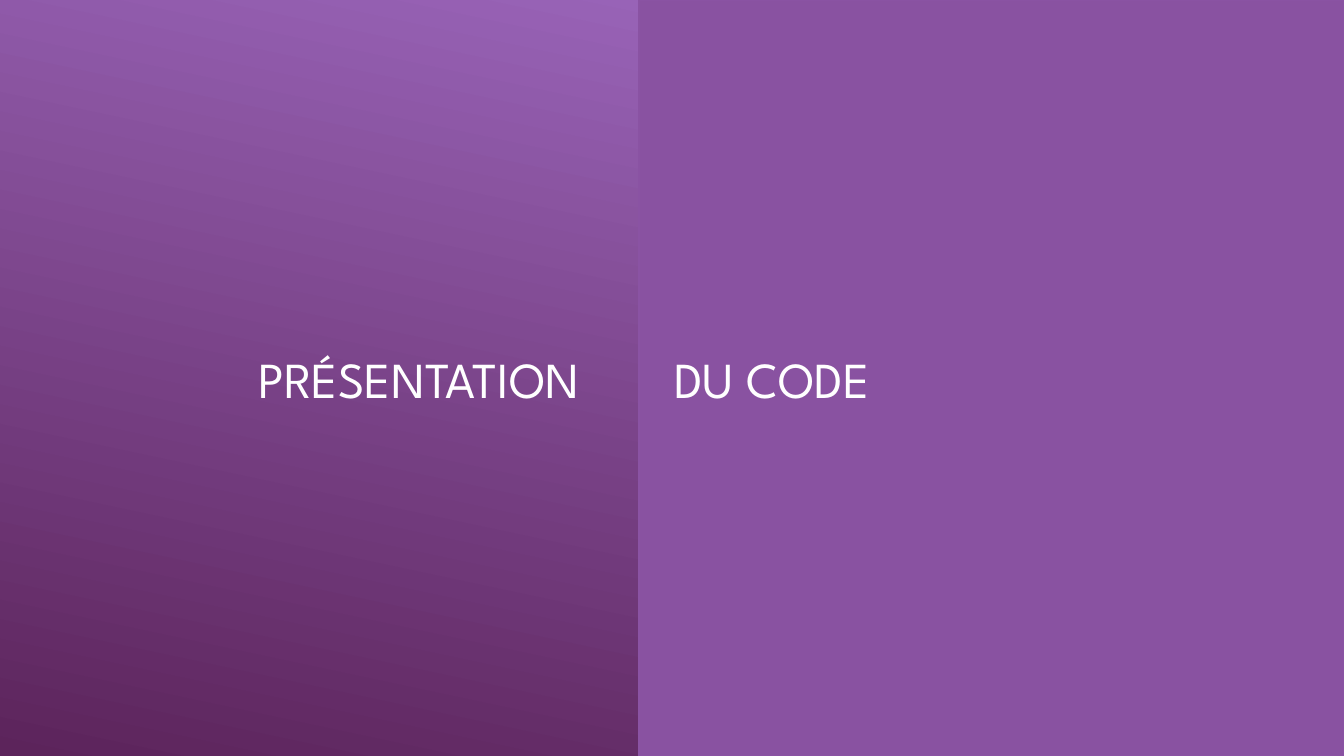
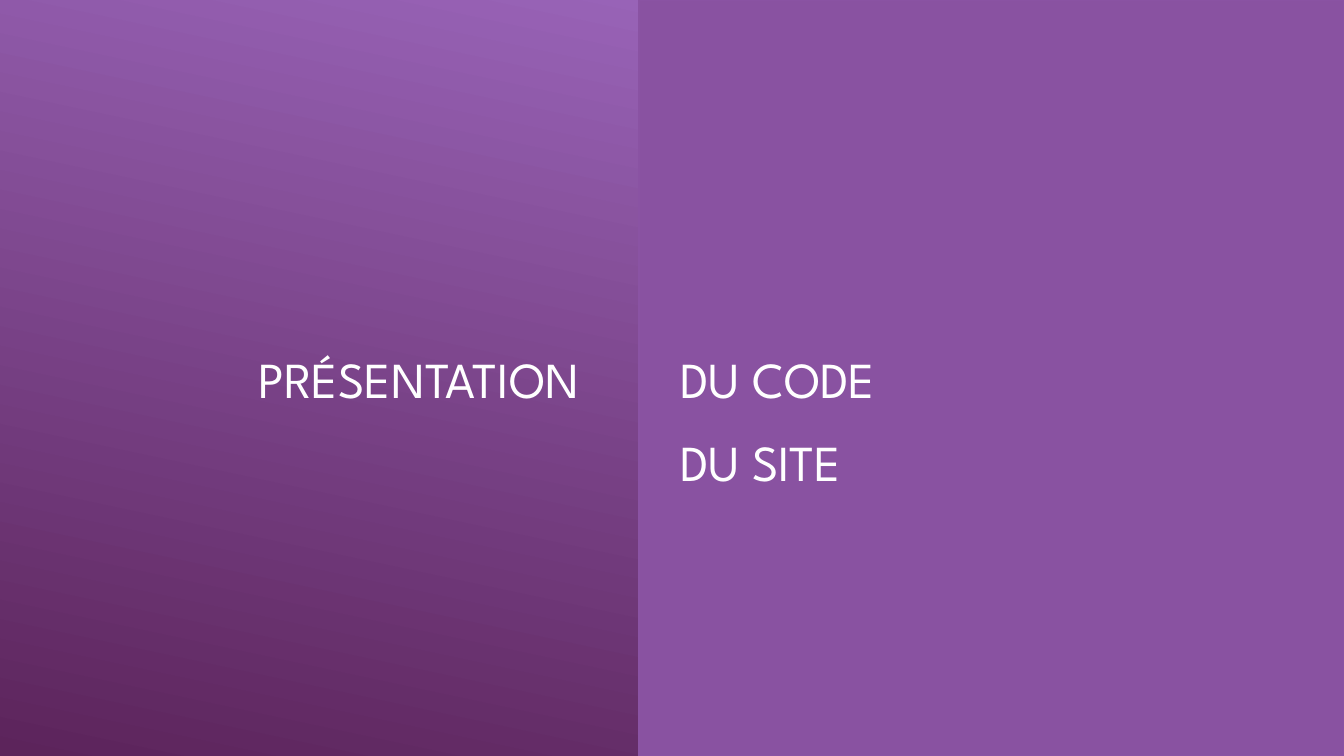
Before and after one commit to Sett0nn/OH-My-Food, a slide deck: slide 4 of Soutenance demonstration P3.pptx. Drawn at 1344x756 pixels with LibreOffice and Linux fonts; fonts in the diff are those of the drawing. Boxes give left, top, right and bottom in pixels: in the first picture for what was removed or moved away, otherwise in the second. Text is boxed around its words. In the diff, an @@ line names an element or a change of style, - is before the commit and + after.

```diff
--- a/Soutenance demonstration P3.pptx
+++ b/Soutenance demonstration P3.pptx
@@ text "DU CODE": place and size @@
-text "DU CODE" at (674, 364, 870, 399)
+text "DU CODE" at (680, 364, 875, 399)
@@ text added at (680, 447, 841, 482), 36 pt, text #FFFFFF @@
+DU SITE
```
Also in this commit, not shown: 1 other file.
